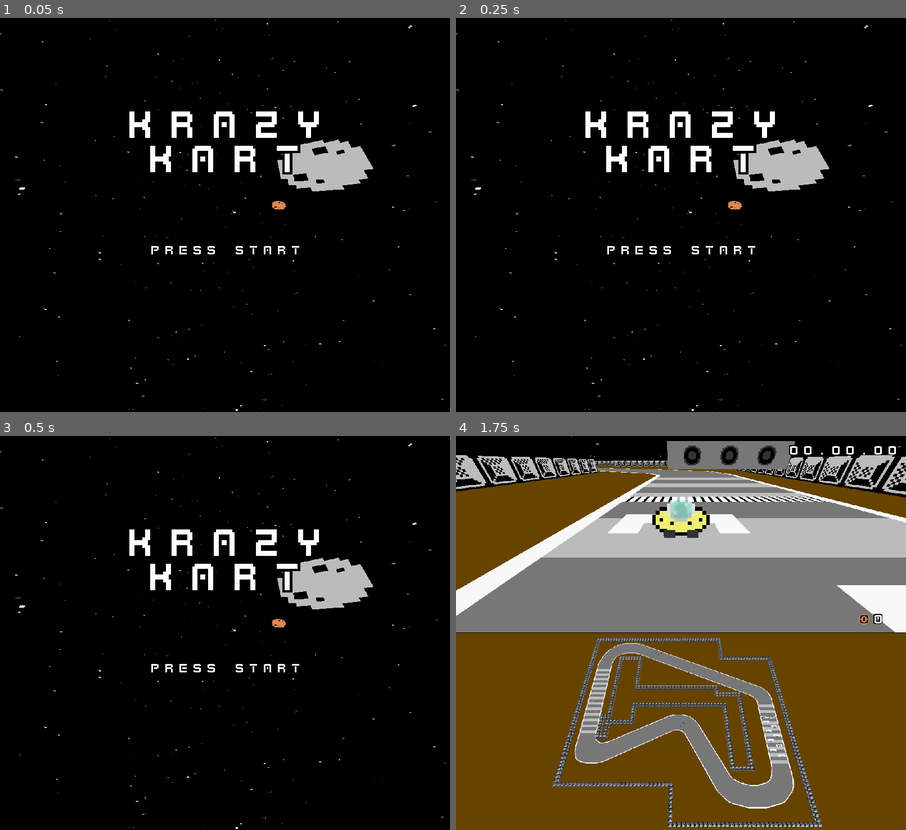
Above: before the commit, frames 1-4 (two rows, left to right).
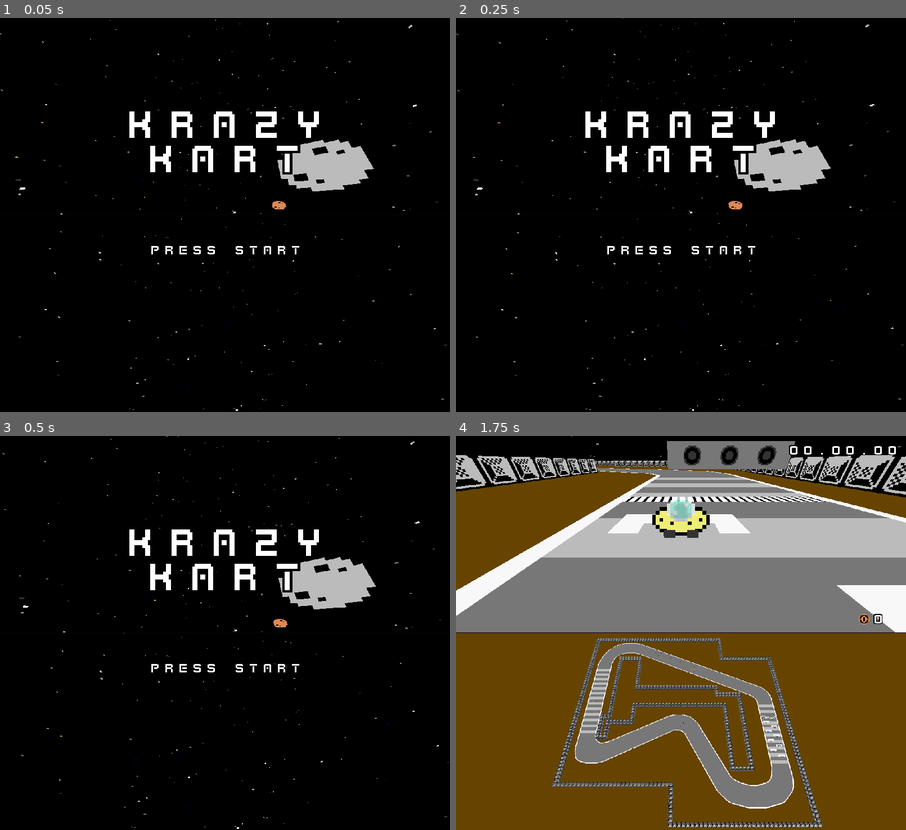
Above: after the commit, the same moments.

Repository: puzzud/MizJam1
Game: Godot game, scene res://Scenes/Game.tscn
The game is run twice, just before and just after one commit, with the same random seed, the same clock (stepped at 60 frames per second) and the same inputs. Sound files missing from this copy of the repository are replaced by a short silence.
Inputs:
- Up to frame 1 (0.05 s): no input
- Up to frame 2 (0.25 s): no input
- Up to frame 3 (0.5 s): no input
- Up to frame 4 (1.75 s): tap Enter (ui_accept) at 0.5, 0.77, 1.07, 1.25, 1.52 s; hold D (game_turn_right) 0.53-1.28 s; hold P 0.53-1.28 s; hold S (game_brake) from 1.28 s (still down); tap P at 1.35 s

The runs differ from the first frame. In frame 1, less than 0.1% of the frame differs, in the area x 0-100%, y 0-100%; in frame 2, 0.2%; in frame 3, 0.4%; in frame 4, nothing differs.

Commit message:
Title camera rotate slowly.

Diff:
--- a/Project/Scripts/Game.gd
+++ b/Project/Scripts/Game.gd
@@ -31,11 +31,18 @@
 		Engine.time_scale = 1.0
 
 func _process(delta: float) -> void:
-	if raceStarted:
-		raceTime += delta
-
-		if not raceEnded:
-			updateTimeDisplay(raceTime)
+	match Global.screenState:
+		Global.ScreenStates.TITLE:
+			# Rotate title cameras.
+			$Viewports/ViewportContainerTop/ViewportTop/TitleCamera.rotate(Vector3.UP, deg2rad(1.0 * delta))
+			$Viewports/ViewportContainerBottom/ViewportBottom/TitleCamera.rotate(Vector3.UP, deg2rad(1.0 * delta))
+
+		Global.ScreenStates.RACE:
+			if raceStarted:
+				raceTime += delta
+
+				if not raceEnded:
+					updateTimeDisplay(raceTime)
 
 func getKartIdFromKart(kart: Kart) -> int:
 	return kartIds[kart]
